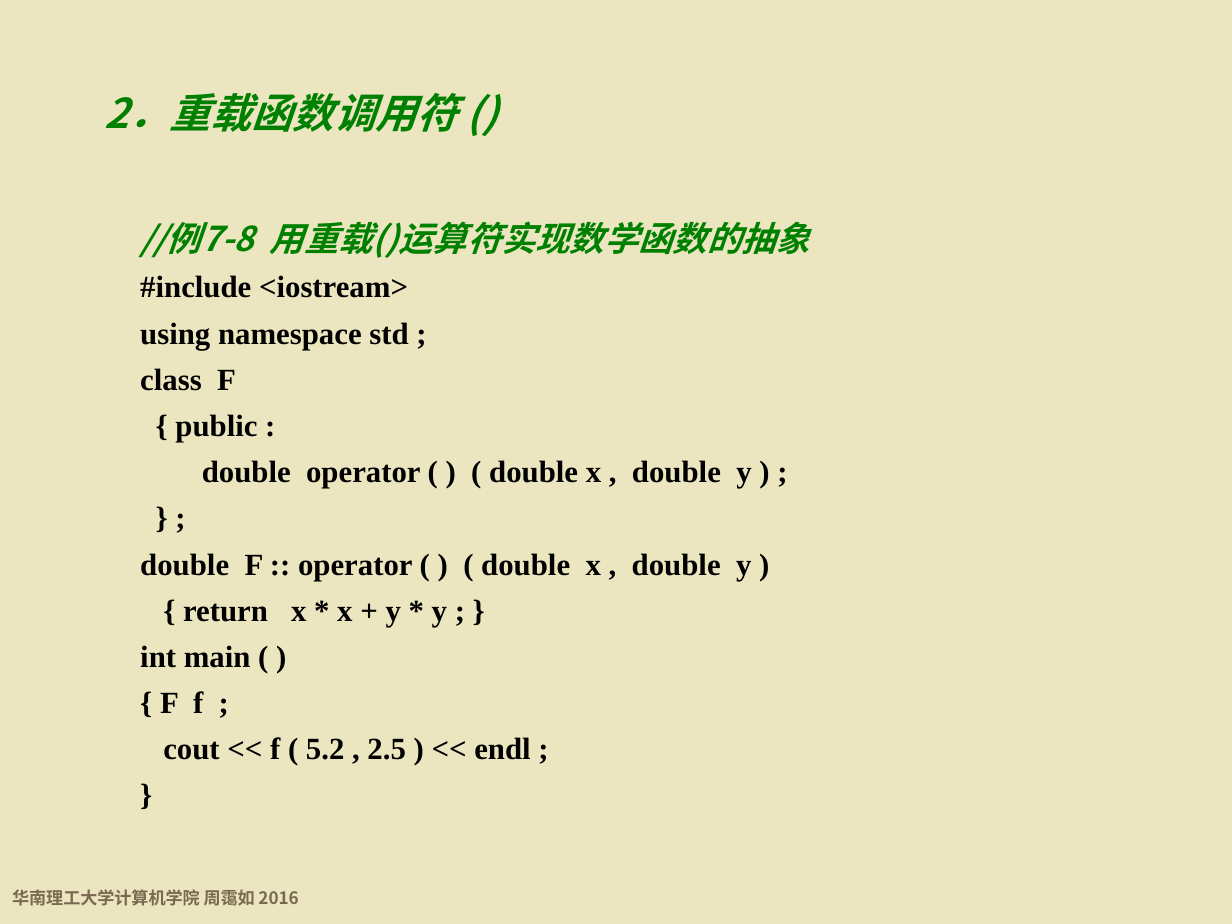
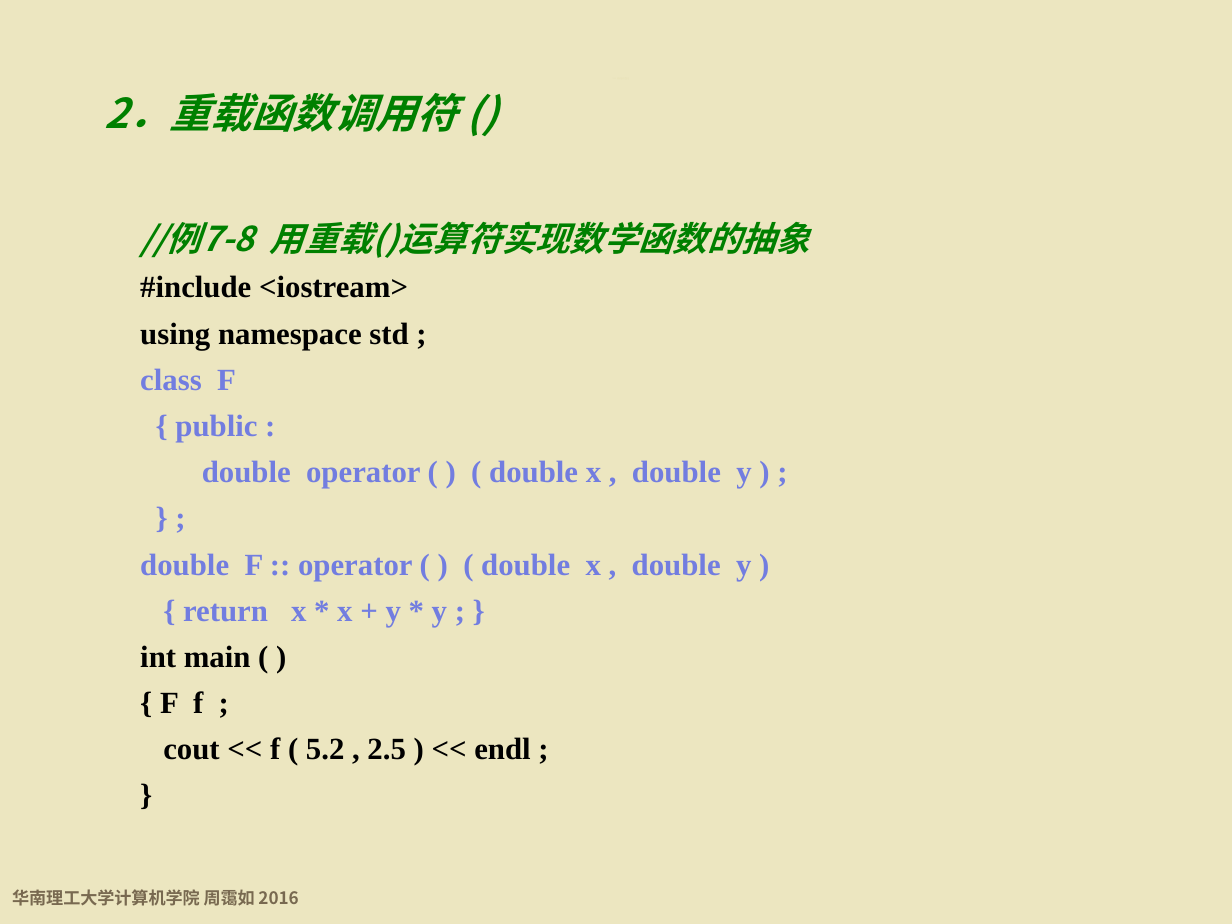
Before and after one commit to wwuhn/wwuhn.github.io, a slide deck: slide 106 of bookspcClassic/C++程序设计基础（第5版）周霭如/7-运算符重载.pptx. Drawn at 1232x924 pixels with LibreOffice and Linux fonts; fonts in the diff are those of the drawing; background and template pictures are left out. Boxes give left, top, right and bottom in pixels: in the first picture for what was removed or moved away, otherwise in the second. Text is boxed around its words. In the diff, an @@ line names an element or a change of style, - is before the commit and + after.

```diff
--- a/bookspcClassic/C++程序设计基础（第5版）周霭如/7-运算符重载.pptx
+++ b/bookspcClassic/C++程序设计基础（第5版）周霭如/7-运算符重载.pptx
@@ text at box(140, 368, 751, 627): text colour #000000 to #727DE0 in "class F", "{ public :", "double operator ( ) ( double x ...", "} ;" and 2 more places @@
```
Also in this commit, not shown: 12 other slides changed.
